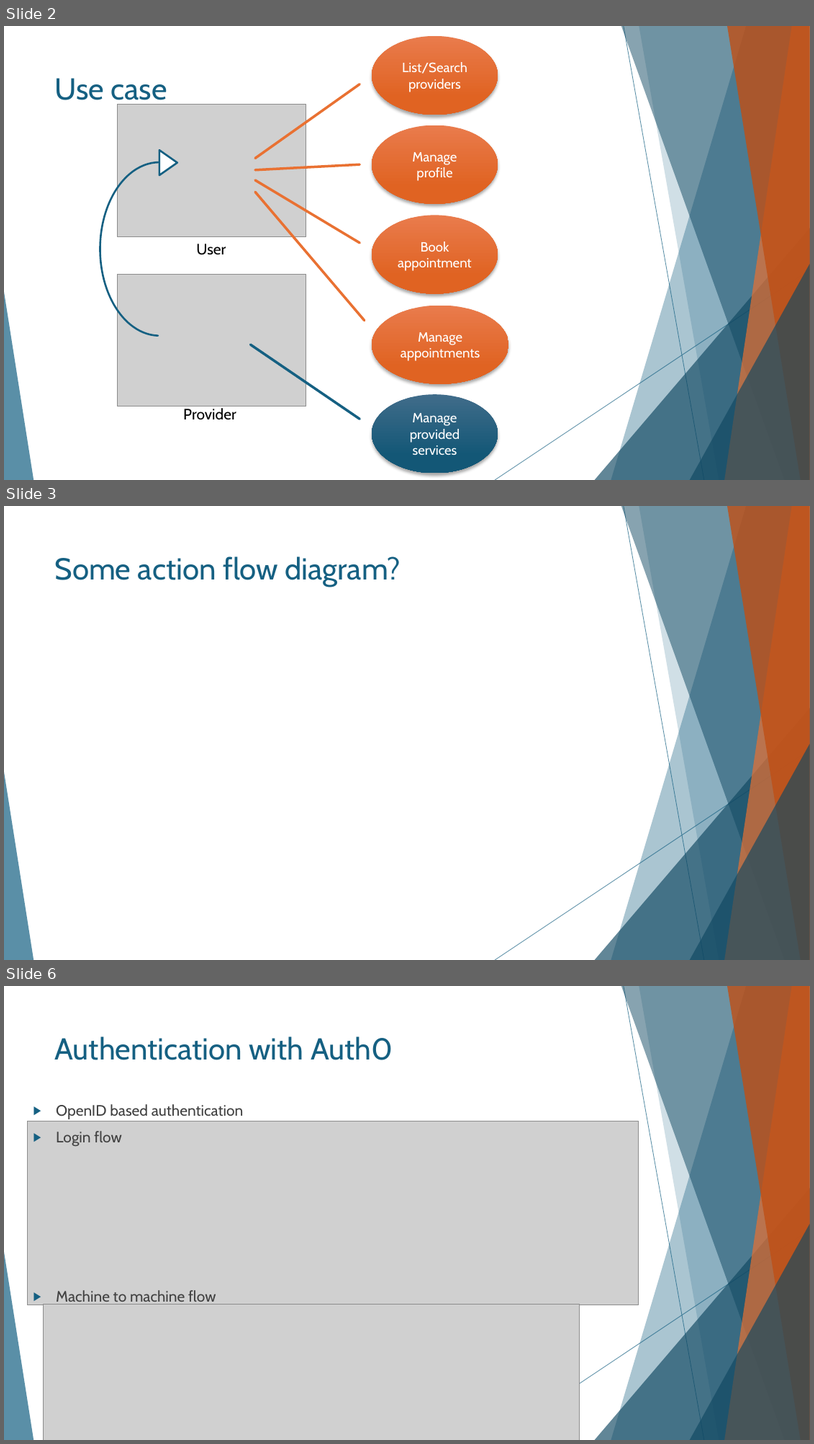
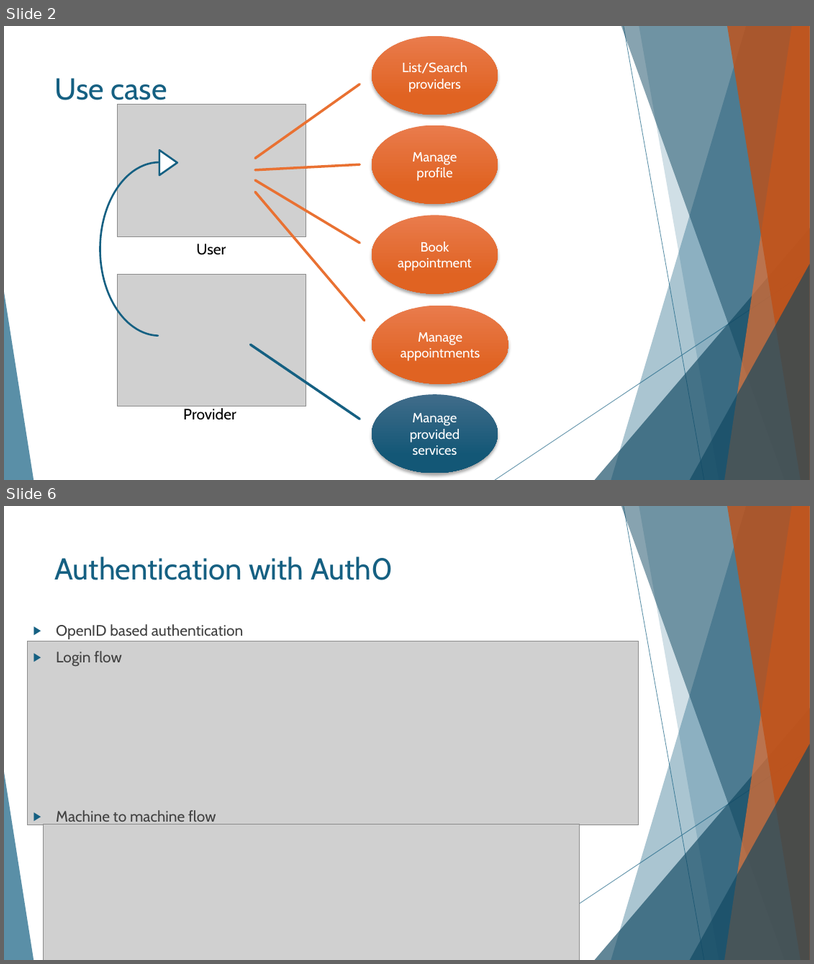
Before and after one commit to julcsi333/appointment-app, a slide deck: docs/Online időpontfoglaló fullstack webalkalmazás fejlesztése.pptx. Shown one above the other, each under a label of ours: slides 2, 3 and 6 before the commit, slides 2 and 6 after it; the slides between them are not shown. The pictures are 814x1444 and 814x964 pixels, drawn with LibreOffice and Linux fonts; fonts in the diff are those of the drawing; grey boxes stand for pictures. Boxes give left, top, right and bottom in pixels: in the first picture for what was removed or moved away, otherwise in the second. Text is boxed around its words. In the diff, an @@ line names an element or a change of style, - is before the commit and + after.

```diff
--- a/docs/Online időpontfoglaló fullstack webalkalmazás fejlesztése.pptx
+++ b/docs/Online időpontfoglaló fullstack webalkalmazás fejlesztése.pptx
@@ slide 3 removed at (4,506,810,960), background #FFFFFF; not listed: 10 template elements that a slide beside it also shows @@
@@ title removed at (55,556,401,587) @@
-Some action flow diagram?
```
Also in this commit, not shown: 4 slides changed, 2 slides added, 1 other slide removed, 2 other files.
